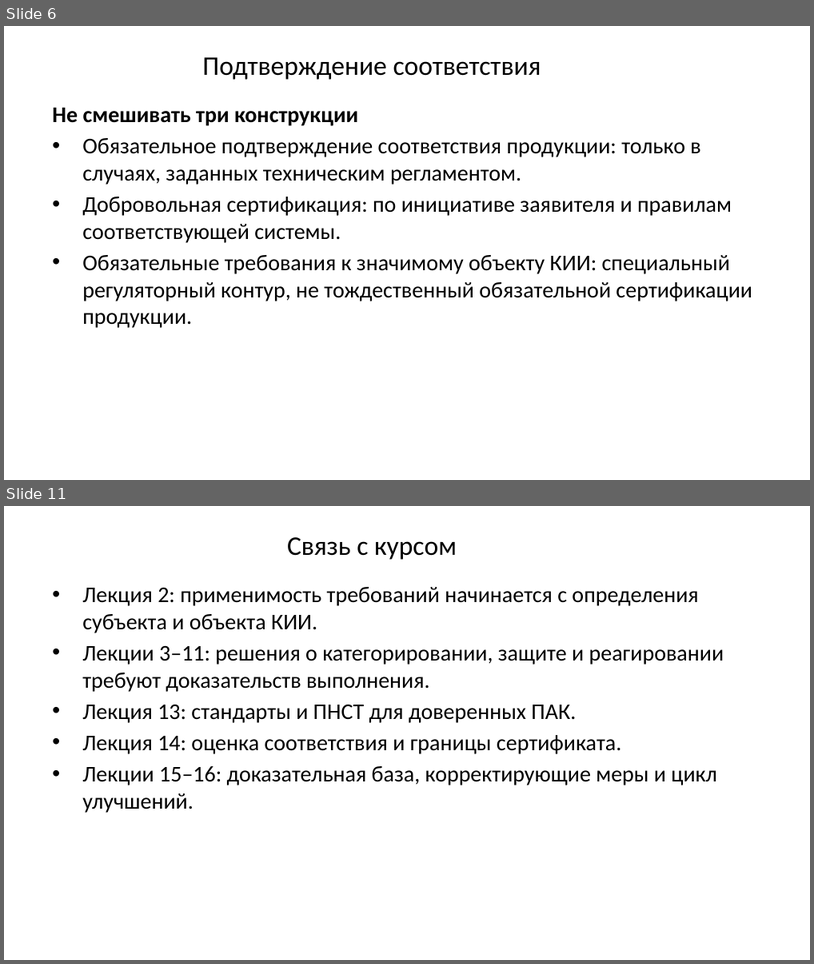
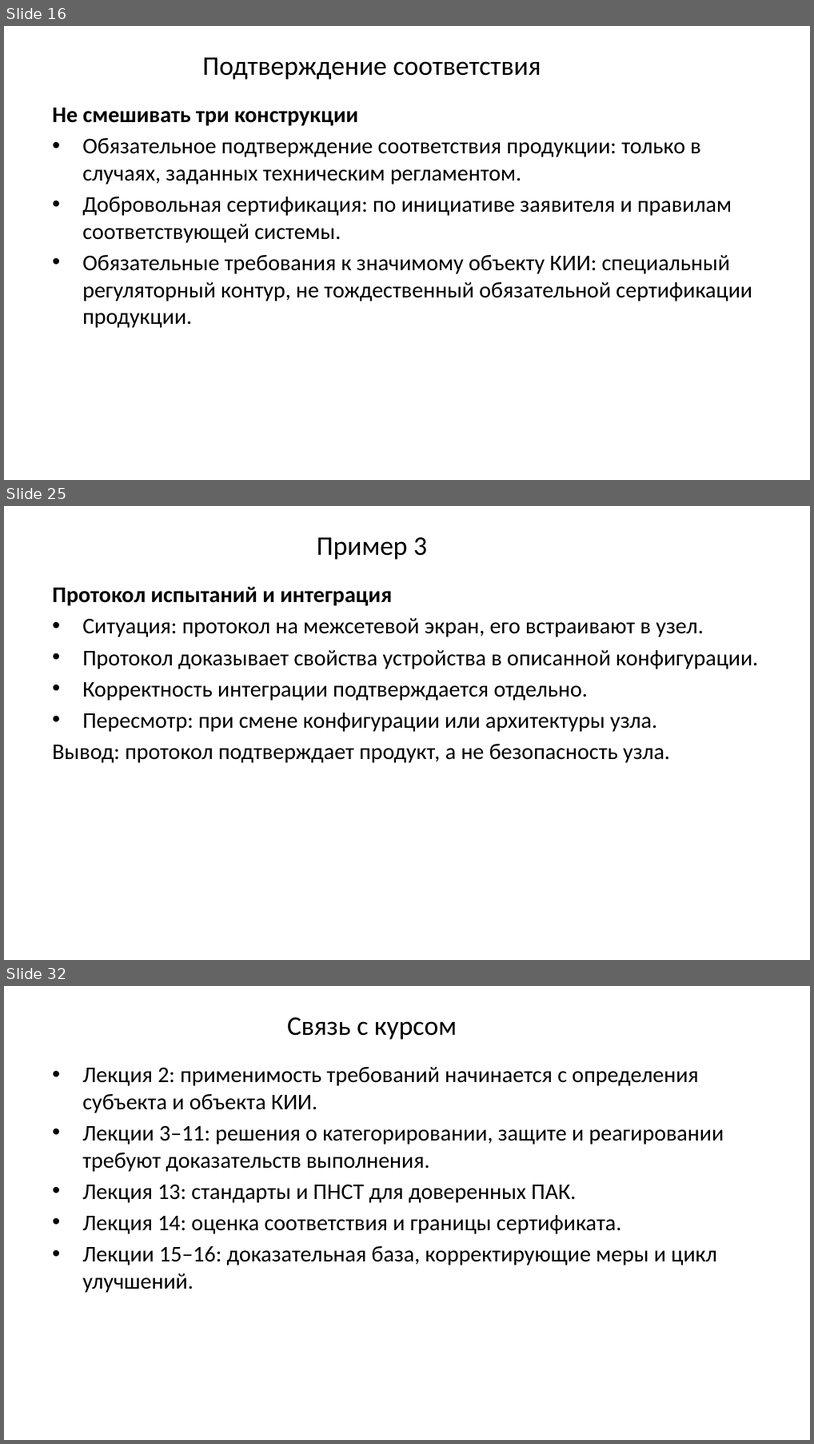
Before and after one commit to arasskazov/IFTIS-KII-2026, a slide deck: Lec_1_Модуль 1_1_Слайд-конспект.pptx. Shown one above the other, each under a label of ours: slides 6 and 11 before the commit, slides 16, 25 and 32 after it; the slides between them are not shown. The pictures are 814x964 and 814x1444 pixels, drawn with LibreOffice and Linux fonts; fonts in the diff are those of the drawing; background and template pictures are left out. Boxes give left, top, right and bottom in pixels: in the first picture for what was removed or moved away, otherwise in the second. Text is boxed around its words. In the diff, an @@ line names an element or a change of style, - is before the commit and + after.

```diff
--- a/Lec_1_Модуль 1_1_Слайд-конспект.pptx
+++ b/Lec_1_Модуль 1_1_Слайд-конспект.pptx
@@ slide 25 added at (x1=4, y1=506, x2=810, y2=960), background #FFFFFF @@
@@ title added at (x1=317, y1=537, x2=427, y2=560), 24 pt, text #000000 @@
+Пример 3
@@ text added at (x1=52, y1=587, x2=758, y2=763), 20 pt, text #000000 @@
+Протокол испытаний и интеграция
+• Ситуация: протокол на межсетевой экран, его встраивают в узел.
+• Протокол доказывает свойства устройства в описанной конфигурации.
+• Корректность интеграции подтверждается отдельно.
+• Пересмотр: при смене конфигурации или архитектуры узла.
+Вывод: протокол подтверждает продукт, а не безопасность узла.
@@ what was slide 6 is now slide 16 @@
@@ what was slide 11 is now slide 32 @@
```
Also in this commit, not shown: 7 slides changed, 22 other slides added, 2 slides removed.
